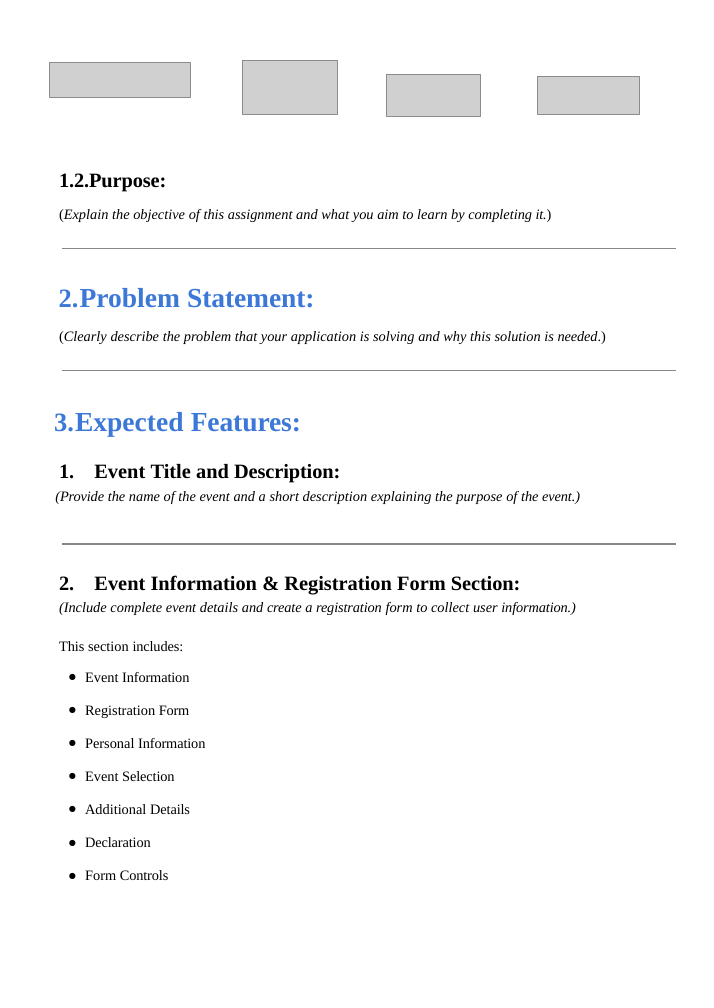
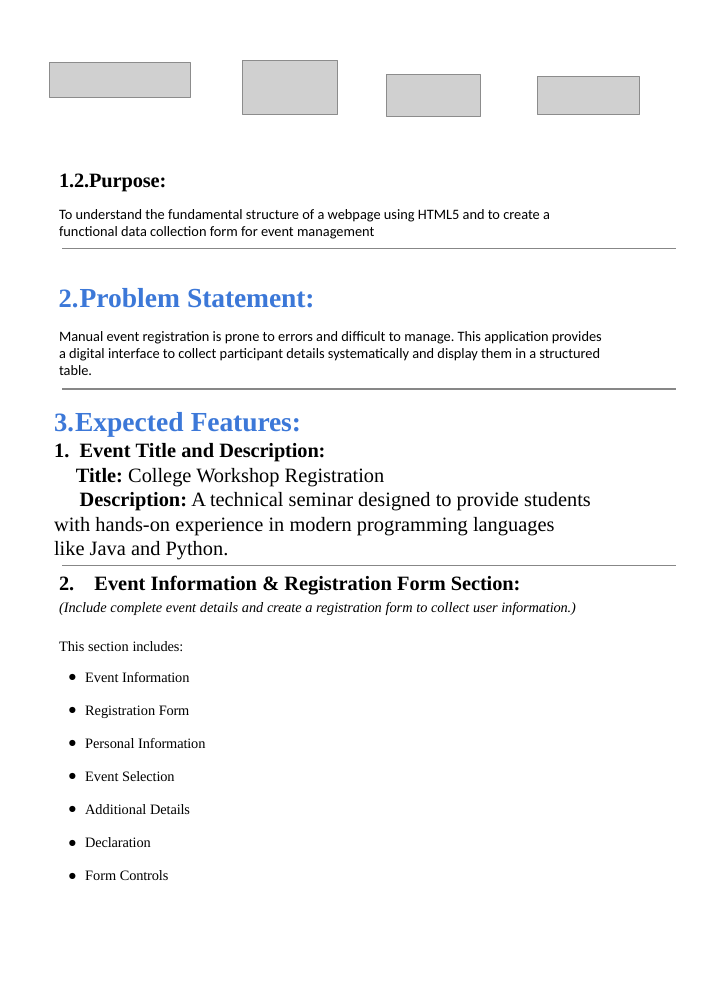
Before and after one commit to mr-heain/event-registration, a slide deck: slide 2 of ppt/FE Assignment-1 Template.pptx. Drawn at 714x1008 pixels with LibreOffice and Linux fonts; fonts in the diff are those of the drawing; grey boxes stand for pictures. Boxes give left, top, right and bottom in pixels: in the first picture for what was removed or moved away, otherwise in the second. Text is boxed around its words. In the diff, an @@ line names an element or a change of style, - is before the commit and + after.

Commit message:
updating

```diff
--- a/ppt/FE Assignment-1 Template.pptx
+++ b/ppt/FE Assignment-1 Template.pptx
@@ text at <box>59,209,550,239</box>: text changed; font Times New Roman to Calibri; italic off @@
-(Explain the objective of this assignment and what you aim to learn by completing it.)
+To understand the fundamental structure of a webpage using HTML5 and to create a functional data collection form for event management
@@ text at <box>59,331,602,375</box>: text changed; font Times New Roman to Calibri; italic off @@
-(Clearly describe the problem that your application is solving and why this solution is needed.)
+Manual event registration is prone to errors and difficult to manage. This application provides a digital interface to collect participant details systematically and display them in a structured table.
@@ freeform shape: place and size @@
-freeform shape at <box>62,371,675,371</box>
+freeform shape at <box>62,389,675,389</box>
@@ text at <box>54,443,591,560</box>: text changed; size 12 to 17 pt; italic off @@
-  1. Event Title and Description:
-(Provide the name of the event and a short description explaining the purpose of the event.)
+1. Event Title and Description:
+Title: College Workshop Registration
+Description: A technical seminar designed to provide students with hands-on experience in modern programming languages like Java and Python.
@@ freeform shape: place and size @@
-freeform shape at <box>62,544,675,544</box>
+freeform shape at <box>62,566,675,566</box>
```
